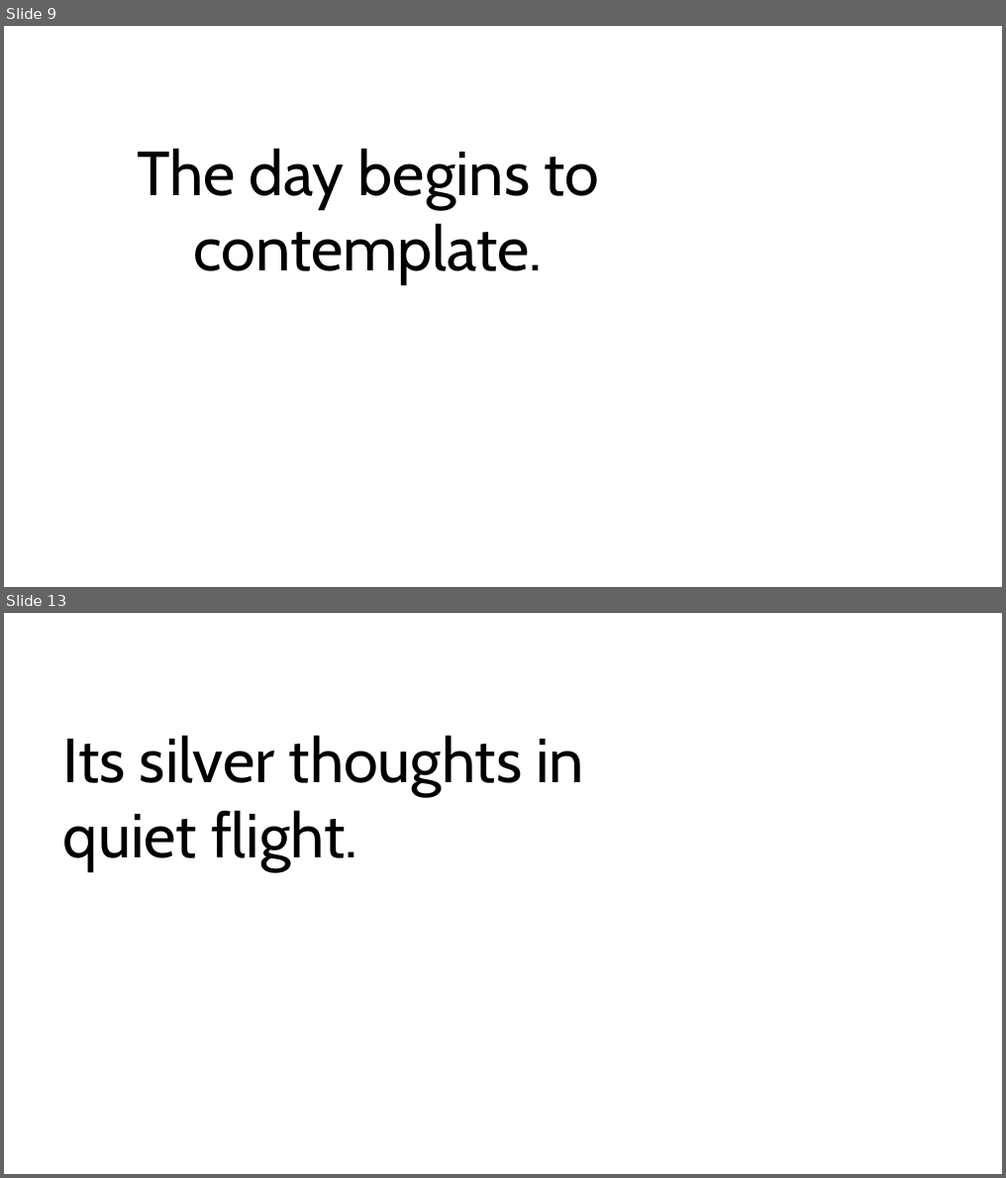
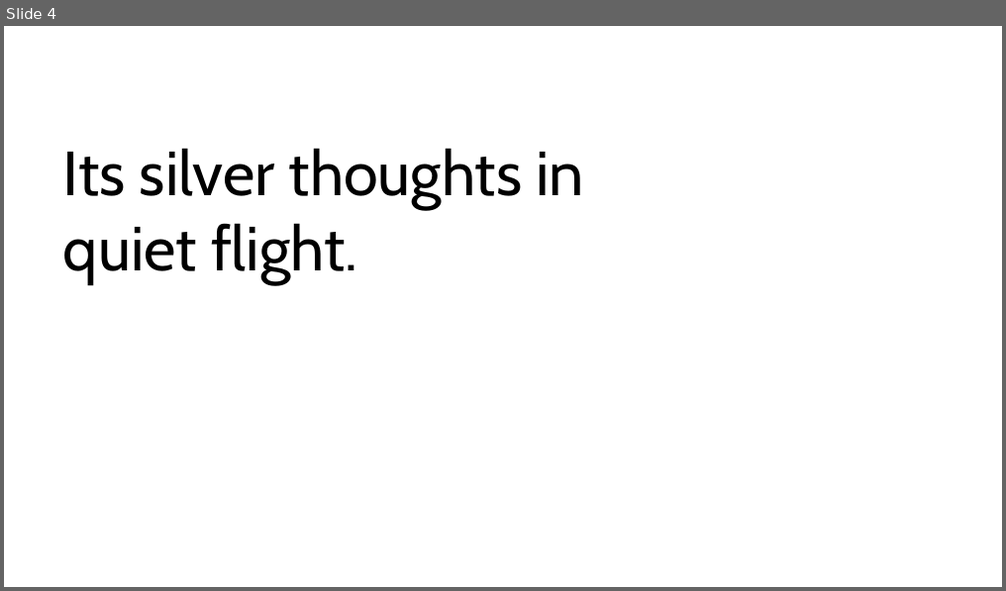
Before and after one commit to aadennis/VbaSandbox, a slide deck: PowerPointVba/PowerPointVba.pptm. Shown one above the other, each under a label of ours: slides 9 and 13 before the commit, slide 4 after it; the slides between them are not shown. The pictures are 1006x1178 and 1006x591 pixels, drawn with LibreOffice and Linux fonts; fonts in the diff are those of the drawing. Boxes give left, top, right and bottom in pixels: in the first picture for what was removed or moved away, otherwise in the second. Text is boxed around its words. In the diff, an @@ line names an element or a change of style, - is before the commit and + after.

```diff
--- a/PowerPointVba/PowerPointVba.pptm
+++ b/PowerPointVba/PowerPointVba.pptm
@@ slide 9 removed at (4,26,1002,587), background #FFFFFF @@
@@ text removed at (137,148,599,285) @@
-The day begins to contemplate.
@@ what was slide 13 is now slide 4 @@
```
Also in this commit, not shown: 32 other slides removed.
